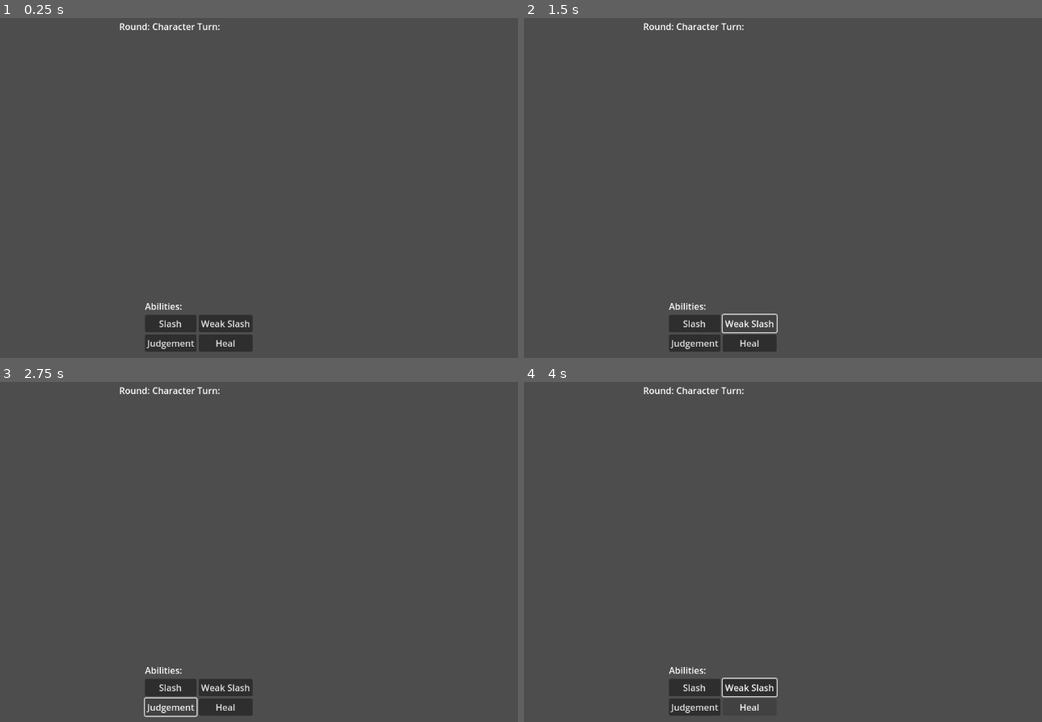
Above: before the commit, frames 1-4 (two rows, left to right).
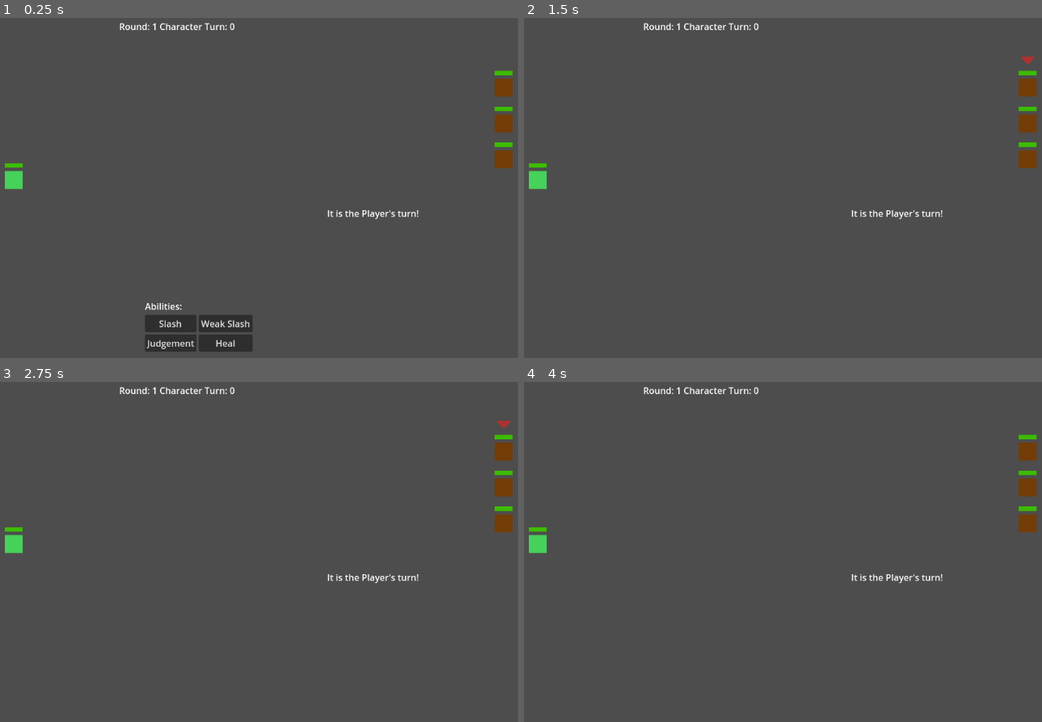
Above: after the commit, the same moments.

Repository: wildbeard/rpg
Game: Godot game, scene res://Scenes/Battle/BattleScene.tscn
The game is run twice, just before and just after one commit, with the same random seed, the same clock (stepped at 60 frames per second) and the same inputs. The project has no main scene, so this scene is started directly.
Inputs (mouse positions are in pixels of both pictures, inside the frame that each line leads up to):
- Up to frame 1 (0.25 s): no input
- Up to frame 2 (1.5 s): click "Slash" at 0.5 s; click (751, 324) at 1.25 s, where only the run before the commit has a clickable "Weak Slash"
- Up to frame 3 (2.75 s): click (170, 708) at 2 s, where only the run before the commit has a clickable "Judgement"
- Up to frame 4 (4 s): click (751, 708) at 2.75 s, where only the run before the commit has a clickable "Heal"; tap Enter (ui_accept) at 3.5, 3.77 s; hold Up (ui_up) from 3.53 s (still down)

The runs differ from the first frame. In frame 1, 1.3% of the frame differs, in the area x 0-100%, y 1-60%; in frame 2, 3.1%; in frame 3, 3.1%, in the area x 0-100%, y 1-99%; in frame 4, 3.0%.
Error before the commit: Parse Error: Function "_setup()" not found in base self. (res://Scenes/Battle/BattleScene.gd:200)
Error after the commit: Invalid call. Nonexistent function 'getHitChance' in base 'StaticBody2D (Character)'. (res://Scenes/Battle/BattleScene.gd:134)

Commit message:
Slight changed to BattleScene.gd for quickly restarting

Diff:
--- a/Scenes/Battle/BattleScene.gd
+++ b/Scenes/Battle/BattleScene.gd
@@ -18,9 +18,13 @@
 	"damage_healed": 0,
 	"highest_hit": 0,
 	"xp_gained": 0,
+	"xp_remaining": 0,
 }
 
 func _ready() -> void:
+	self._setup()
+
+func _setup() -> void:
 	self._setupPlayer()
 	self._setupEnemies()
 	%TargetIndicator.enemies = self.enemies
@@ -28,20 +32,19 @@
 	self._startRound()
 
 func _setupPlayer() -> void:
-	var stats: CharacterStats = CharacterStats.new()
+	var stats: PlayerStats = GlobalPlayerStats
 	var character: Character = characterScene.instantiate()
 
-	stats.baseHp = 50
+	stats.baseHp = 75
+	stats.connect("levelUp", func(): self._print("Player is now level %d!" % stats.level))
 	character.characterStats = stats
 	character.global_position = %PlayerMarker.global_position
 	character.healthComponent.health = stats.maxHp
 	character.healthComponent.max_health = stats.maxHp
 	character.isEnemy = false
+	# Abilities
 	character.abilityBook = CharacterAbilityBook.new(character)
-	# Give players all abilities
-	for a in Ability.abilities:
-		var ability: Ability = Ability.new(a.id)
-		character.abilityBook.addAbility(ability)
+	character.abilityBook.addAbility(Ability.new(1))
 
 	self.player = character
 	add_child(character)
